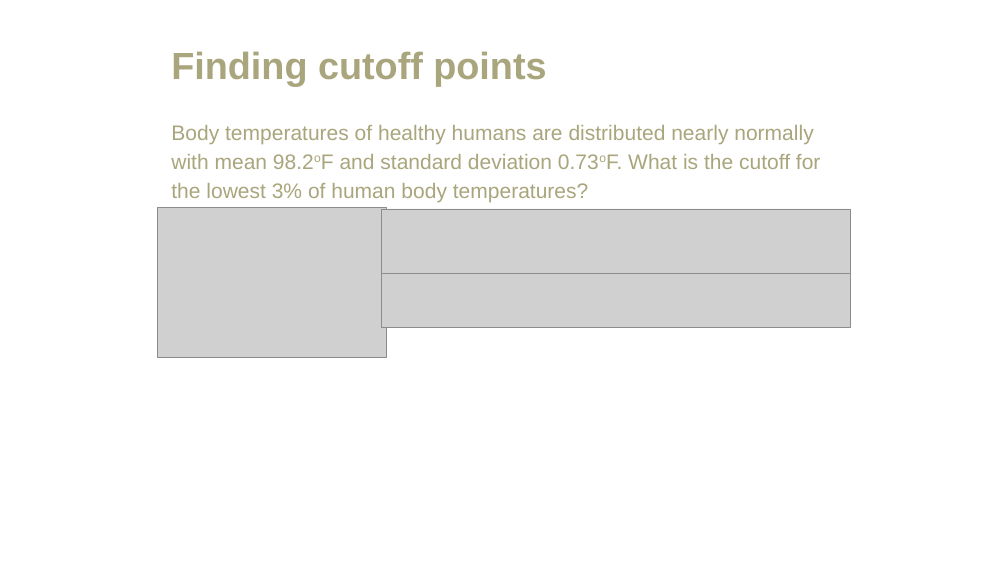
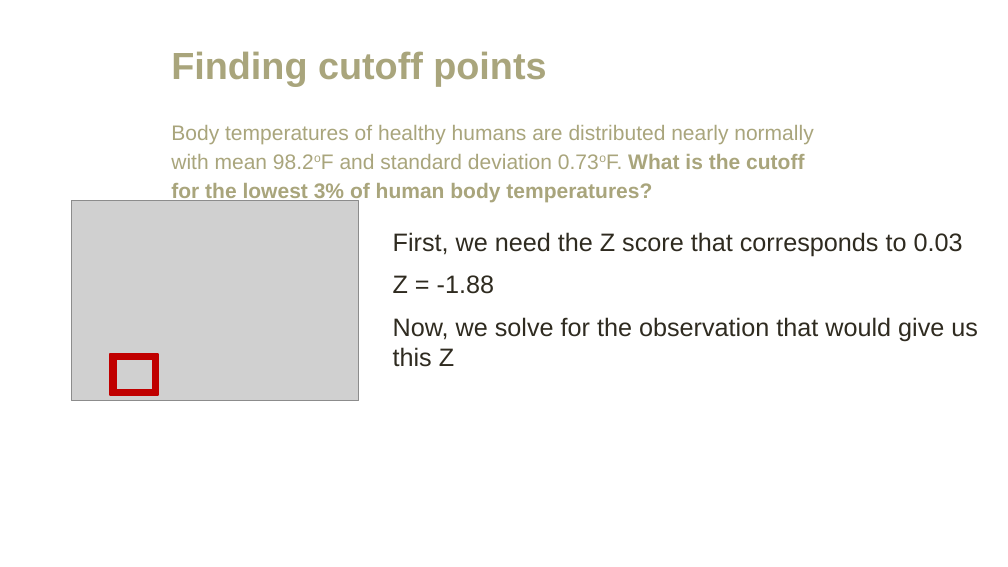
Before and after one commit to amosca01/MATH108-F23, a slide deck: slide 42 of slides/05-normal-distribution.pptx (slide 36 before the commit). Drawn at 1008x567 pixels with LibreOffice and Linux fonts; fonts in the diff are those of the drawing; grey boxes stand for pictures. Boxes give left, top, right and bottom in pixels: in the first picture for what was removed or moved away, otherwise in the second. Text is boxed around its words. In the diff, an @@ line names an element or a change of style, - is before the commit and + after.

```diff
--- a/slides/05-normal-distribution.pptx
+++ b/slides/05-normal-distribution.pptx
@@ text "Body temperatures of healthy humans ..." at (x1=171, y1=125, x2=813, y2=202): bold on in "What is the cutoff for the lowest ..." @@
@@ picture resized from (x1=157, y1=208, x2=386, y2=357) to (x1=71, y1=200, x2=359, y2=401) @@
@@ picture removed at (x1=381, y1=209, x2=851, y2=273) @@
@@ text added at (x1=393, y1=232, x2=963, y2=257), 24 pt, text #2F2B20 @@
+First, we need the Z score that corresponds to 0.03
@@ picture removed at (x1=381, y1=274, x2=851, y2=327) @@
@@ text added at (x1=393, y1=275, x2=494, y2=294), 24 pt, text #2F2B20 @@
+Z = -1.88
@@ text added at (x1=393, y1=317, x2=978, y2=367), 24 pt, text #2F2B20 @@
+Now, we solve for the observation that would give us
+this Z
@@ frame added at (x1=110, y1=354, x2=158, y2=395), fill #C00000, outline #C00000 2 pt @@
```
Also in this commit, not shown: 10 other slides changed, 18 slides added, 31 slides removed, 6 other files.
